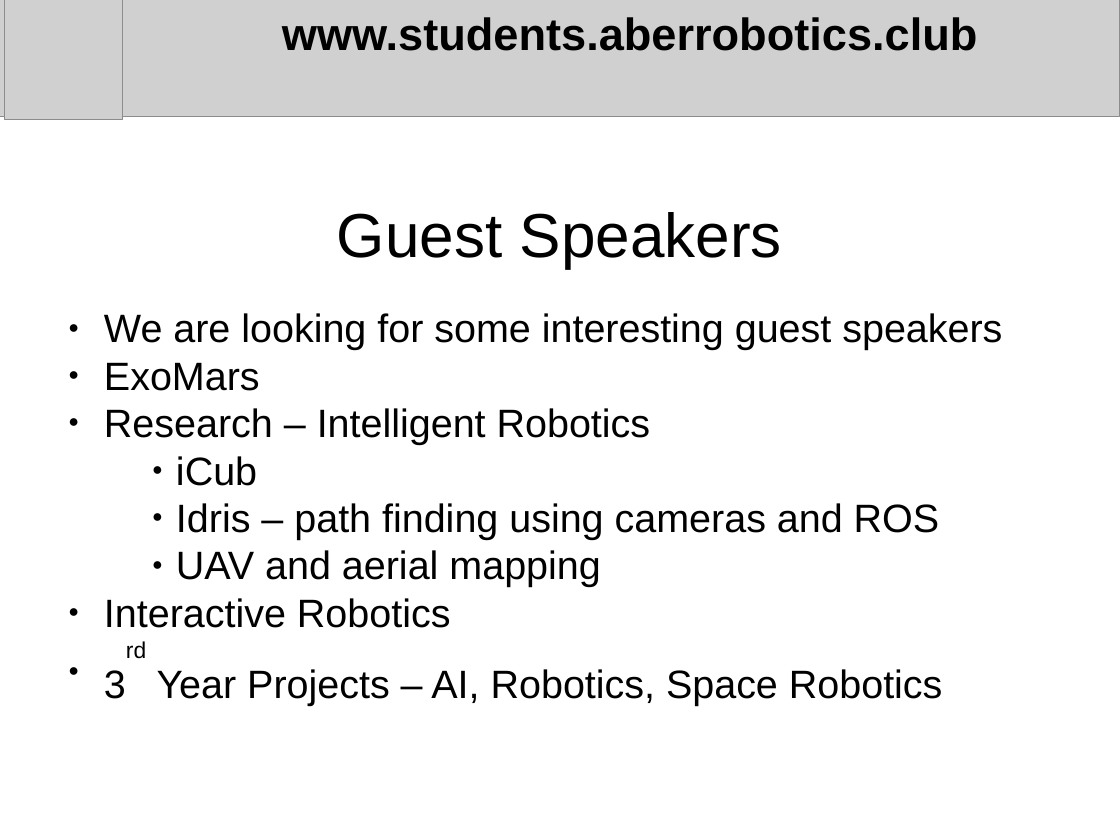
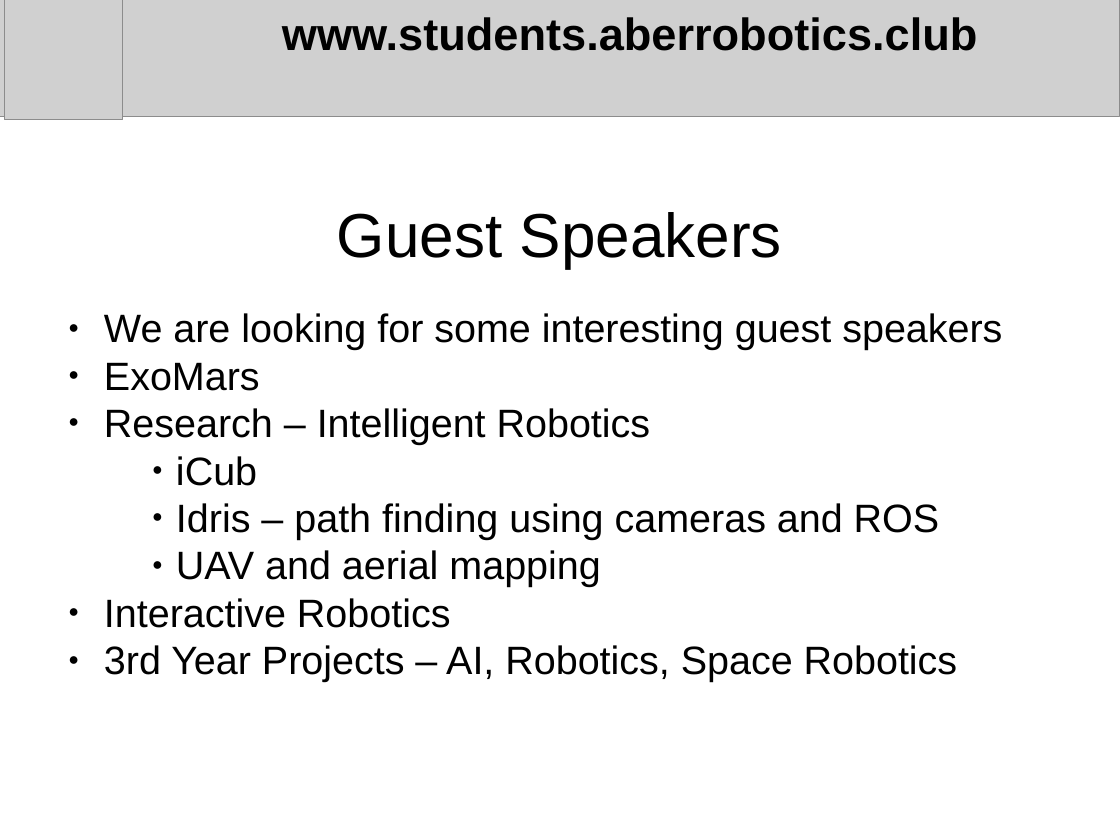
Before and after one commit to arcub/arcub.github.io, a slide deck: slide 9 of news/2018-02-07.pptx. Drawn at 1120x840 pixels with LibreOffice and Linux fonts; fonts in the diff are those of the drawing; grey boxes stand for pictures. Boxes give left, top, right and bottom in pixels: in the first picture for what was removed or moved away, otherwise in the second. Text is boxed around its words. In the diff, an @@ line names an element or a change of style, - is before the commit and + after.

Commit message:
updated format

```diff
--- a/news/2018-02-07.pptx
+++ b/news/2018-02-07.pptx
@@ text at bbox=[104, 645, 958, 682]: now on the baseline in "3rd" @@
```
Also in this commit, not shown: 2 other slides changed.
